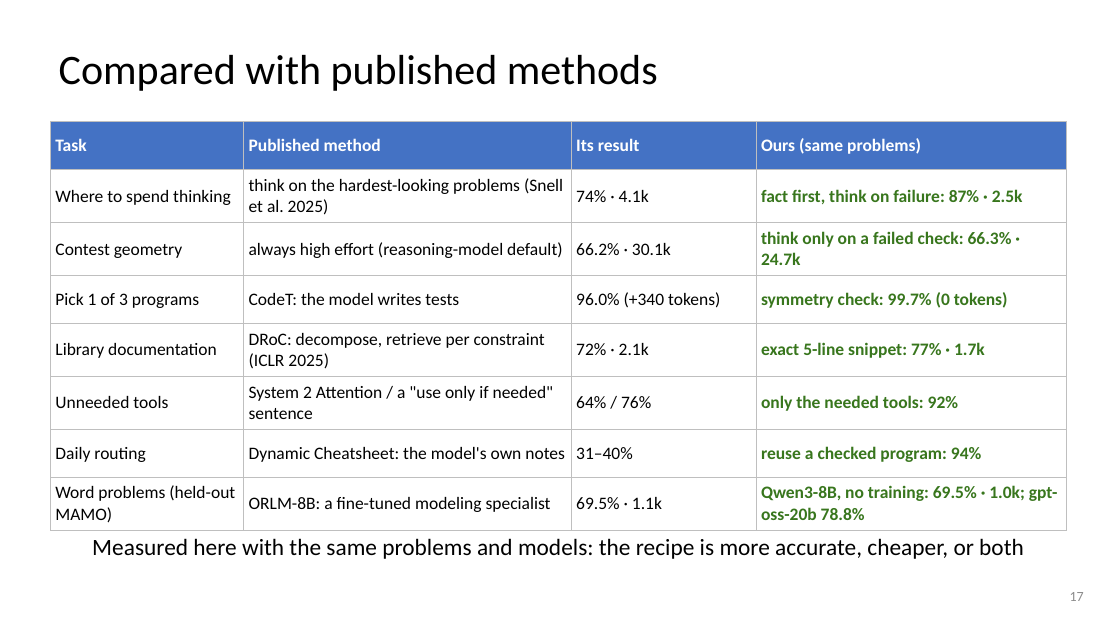
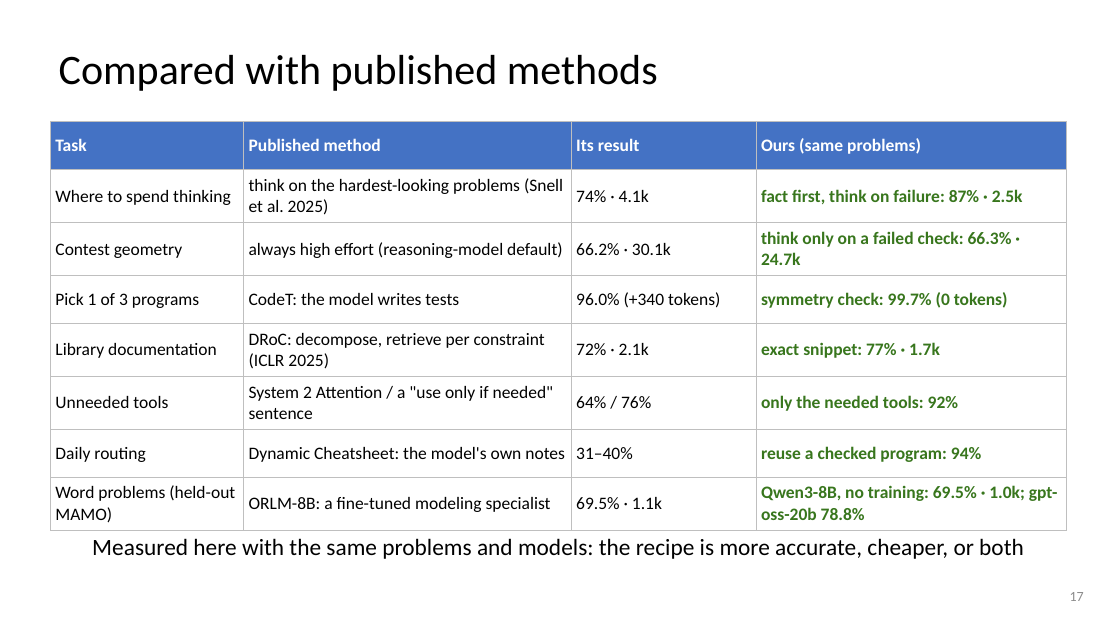
Before and after one commit to dlwns147/CSED490E_Project_Team5, a slide deck: slide 17 of PROPOSAL_slides_full.pptx. Drawn at 1120x630 pixels with LibreOffice and Linux fonts; fonts in the diff are those of the drawing. Boxes give left, top, right and bottom in pixels: in the first picture for what was removed or moved away, otherwise in the second. Text is boxed around its words. In the diff, an @@ line names an element or a change of style, - is before the commit and + after.

```diff
--- a/PROPOSAL_slides_full.pptx
+++ b/PROPOSAL_slides_full.pptx
@@ table at box(50, 122, 1067, 527) @@
-row 5, column 4: exact 5-line snippet: 77% · 1.7k
+row 5, column 4: exact snippet: 77% · 1.7k
```
Also in this commit, not shown: 3 other slides changed, 10 other files.
